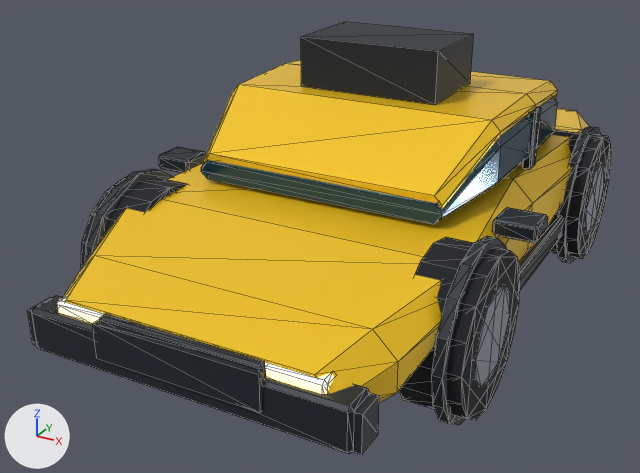
The glTF model public/models/vehicles/sedan.glb, before and after one commit.
The view is the same before and after, from a camera (50 mm lens) standing at (2.81, -6.07, 2.51) and looking at (-0.3, -0.41, -0.32). Every picture has the same lights, and +X, +Y and +Z are marked at lower left. The first picture is the older version. Mesh edges are drawn as thin lines. Where no turn or scale is listed for an object, it has been applied to the vertices. Vertices at exactly the same position are counted once.

Names of what the first picture shows: 'sedan_body', 'sedan_fleet_trim', 'sedan_front_left_tyre', 'sedan_front_right_rim', 'sedan_front_right_tyre', 'sedan_glass', 'sedan_headlights', 'sedan_rear_right_rim', 'sedan_rear_right_tyre', 'sedan_topper', 'sedan_trim'.
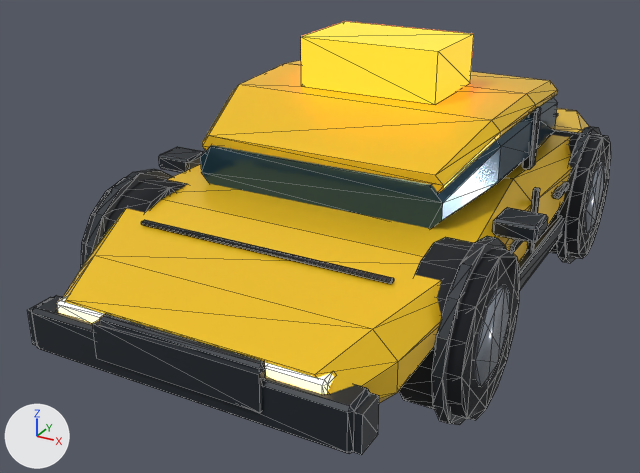
What changed in the scene script:
```text
Add mat_taxi_roof_sign:
    mat_taxi_roof_sign = principled_material('Taxi Roof Sign')
    mat_taxi_roof_sign.base_color = (1.0, 0.42, 0.015)  # orange #ffad21
    mat_taxi_roof_sign.metallic = 0.08
    mat_taxi_roof_sign.roughness = 0.38
    mat_taxi_roof_sign.emission_color = (1.0, 0.2, 0.01)  # orange #ff7c19
    mat_taxi_roof_sign.emission_strength = 2.4
Change me_sedan_body:
    where me_sedan_body.from_pydata(...)  # 96 vertices, 184 faces; spans x -1.35..1.35, y -2.6..2.6, z -0.47..0.84
    used by ob_sedan_body; location = (0.0, 0.0, 0.0)
    before: 88 (-0.88, -1.04, 0.31), 89 (0.88, -1.04, 0.31), 90 (0.94, -1.04, 0.37) at pixel (442, 210), 91 (0.94, -1.04, 0.4) at pixel (442, 205), 92 (0.88, -1.04, 0.46) at pixel (434, 195)
    before: 93 (-0.88, -1.04, 0.46) at pixel (209, 153), 94 (-0.94, -1.04, 0.4) at pixel (203, 160), 95 (-0.94, -1.04, 0.37) at pixel (203, 164)
    me_sedan_body part 1
    add for i in [*range(88, 96)]: me_sedan_body.vertices[i].co += Vector((0.0, 0.0, 0.14))
Change me_sedan_glass:
    used by ob_sedan_glass; location = (0.0, 0.0, 0.0)
    remove me_sedan_glass.from_pydata(...)  # 40 vertices, 76 faces; spans x -1.13..1.13, y -1.06..1.58, z 0.27..0.76
    add me_sedan_glass.from_pydata(...)  # 40 vertices, 76 faces; spans x -1.13..1.13, y -1.06..1.58, z 0.21..0.76
    me_sedan_glass part 2: 8 of 40 vertices moved; they spanned x -0.95..0.95, y -1.06, z 0.27..0.4 and now span x -0.95..0.95, y -1.06, z 0.21..0.52; mean shift (0.0, 0.0, 0.03); largest move (0.9, -1.06, 0.4) -> (0.85, -1.06, 0.52)
    other edits to the shape of me_sedan_glass do not show in these pictures
Change me_cube_020:
    where me_cube_020.from_pydata(...)  # 8 vertices, 12 faces; spans x -0.55..0.55, y -0.36..0.36, z -0.19..0.19
    remove me_cube_020.materials.append(mat_vehicle_trim)  # dark grey #242b32
    add me_cube_020.materials.append(mat_taxi_roof_sign)  # orange #ffad21, glowing orange #ff7c19
Change me_sedan_trim:
    used by ob_sedan_trim; location = (0.0, 2.55, -0.26)
    remove me_sedan_trim.from_pydata(...)  # 368 vertices, 680 faces; spans x -1.52..1.52, y -5.22..0.12, z -0.6..1.0
    add me_sedan_trim.from_pydata(...)  # 560 vertices, 1032 faces; spans x -1.52..1.52, y -5.22..0.12, z -0.6..1.0
    me_sedan_trim part 3: the loose piece of 24 vertices spanning x 1.08..1.14, y -2.3..-2.17, z 0.54..1.0 is copied, and the copy is scaled about its middle by (0.637, 0.305, 1.24), then moved by (0.16, -0.31, -0.55); it spans x 1.25..1.29, y -2.57..-2.53, z -0.06..0.5
    me_sedan_trim part 4: the loose piece of 24 vertices spanning x 1.22..1.52, y -3.41..-3.15, z 0.44..0.56 is copied, and the copy is scaled about its middle by (0.19, 1.1, 0.457), then moved by (-0.07, 1.35, -0.22); it spans x 1.26..1.34, y -2.07..-1.79, z 0.25..0.32
    me_sedan_trim part 5: the loose piece of 24 vertices spanning x -1.12..1.12, y -5.22..-4.98, z -0.15..0.15 is copied, and the copy is scaled about its middle by (0.836, 0.18, 0.0651), then moved by (0.0, 0.78, 0.44); it spans x -0.93..0.93, y -4.34..-4.3, z 0.43..0.45
    me_sedan_trim part 6: a new loose piece of 24 vertices spanning x 1.25..1.32, y -3.21..-2.93, z 0.24..0.31, in mat_vehicle_trim (dark grey #242b32)
    other edits to the shape of me_sedan_trim do not show in these pictures
```

Location of each change, (x1, y1, x2, y2) in pixels of the pictures (640 x 473 px; the box of a moved part takes in the faces that stretch with it):
'sedan_glass', reshaped: before (201, 97, 558, 224); after (200, 97, 558, 229)
'sedan_topper', recoloured (lighter): (301, 21, 474, 104) in both
part 1 of me_sedan_body, moved or reshaped: before (203, 85, 501, 210); after (202, 85, 501, 193)
part 2 of me_sedan_glass, moved or reshaped: before (201, 142, 501, 224); after (200, 141, 501, 229)
part 3 of me_sedan_trim, added: after (527, 187, 540, 251)
part 4 of me_sedan_trim, added: after (553, 181, 569, 199)
part 5 of me_sedan_trim, added: after (141, 220, 394, 284)
part 6 of me_sedan_trim, added: after (510, 239, 523, 253)
